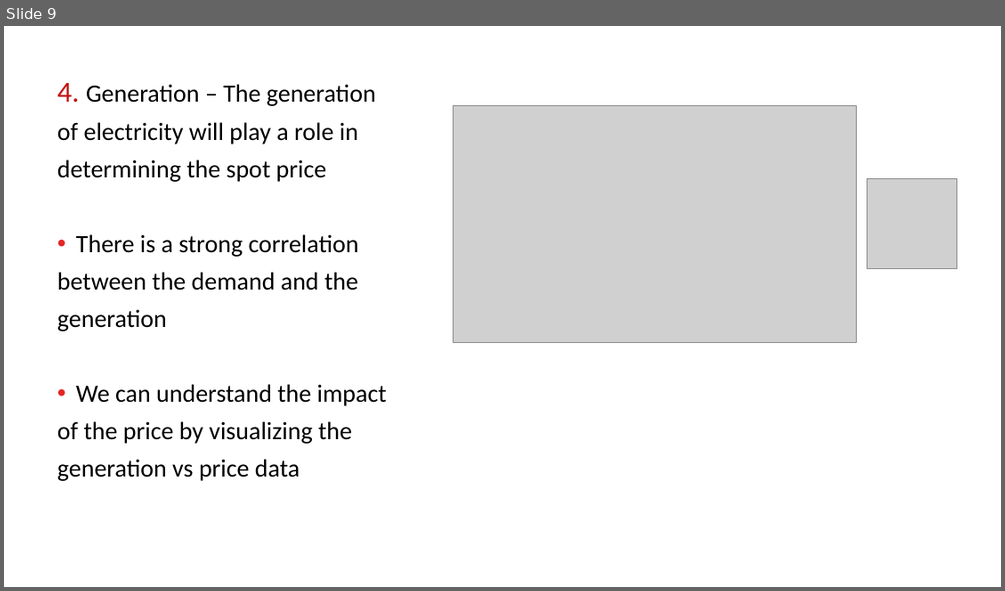
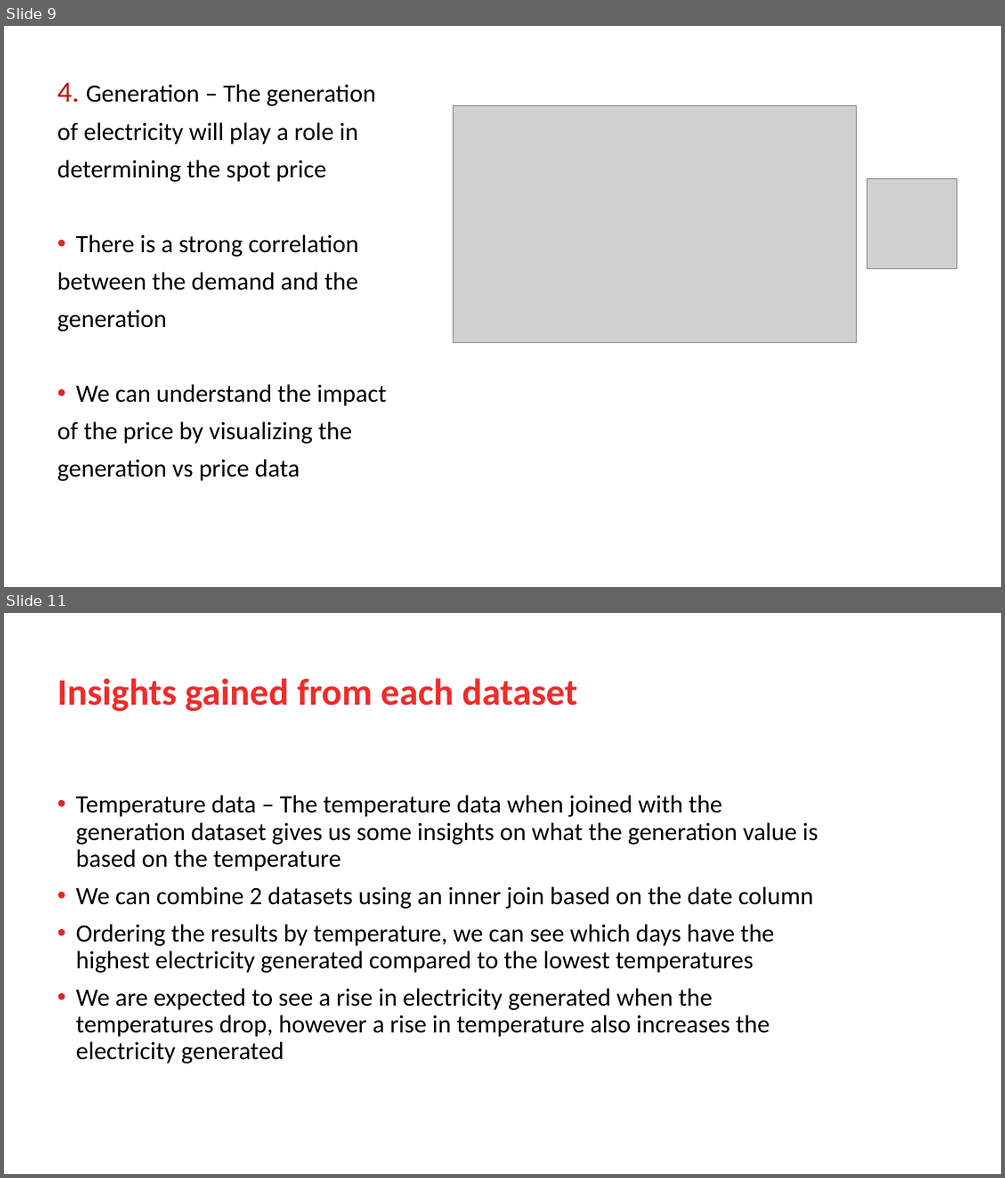
Before and after one commit to jricardobt1/UofC, a slide deck: DATA604/Project/Team Energy Video Presentation.pptx. Shown one above the other, each under a label of ours: slide 9 before the commit, slides 9 and 11 after it; the slides between them are not shown. The pictures are 1005x591 and 1005x1178 pixels, drawn with LibreOffice and Linux fonts; fonts in the diff are those of the drawing; grey boxes stand for pictures; background and template pictures are left out. Boxes give left, top, right and bottom in pixels: in the first picture for what was removed or moved away, otherwise in the second. Text is boxed around its words. In the diff, an @@ line names an element or a change of style, - is before the commit and + after.

Commit message:
Presentation update upto temperature data

```diff
--- a/DATA604/Project/Team Energy Video Presentation.pptx
+++ b/DATA604/Project/Team Energy Video Presentation.pptx
@@ slide 11 added at (4,613,1001,1174), background picture (left out) @@
@@ title added at (57,678,578,711), 36 pt, text #EE2C2A, bold @@
+Insights gained from each dataset
@@ text added at (76,795,817,1063), 24 pt, text #000000 @@
+• Temperature data – The temperature data when joined with the generation dataset gives us some insights on what the generation value is based on the temperature
+• We can combine 2 datasets using an inner join based on the date column
+• Ordering the results by temperature, we can see which days have the highest electricity generated compared to the lowest temperatures
+• We are expected to see a rise in electricity generated when the temperatures drop, however a rise in temperature also increases the electricity generated
@@ page number added at (752,1135,976,1165), 10 pt, text #FFFFFF @@
+11
```
Also in this commit, not shown: 2 other slides added.
